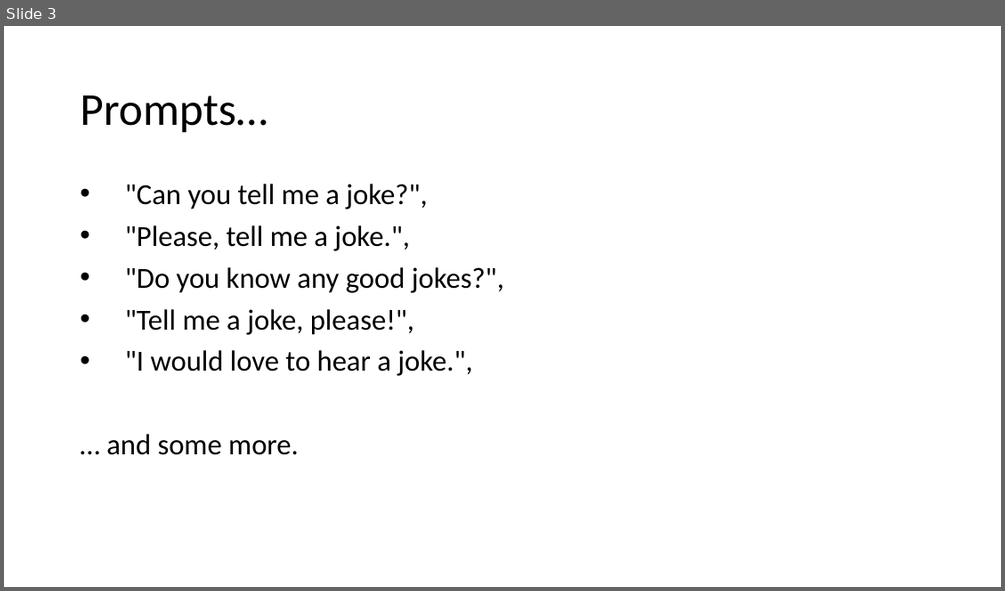
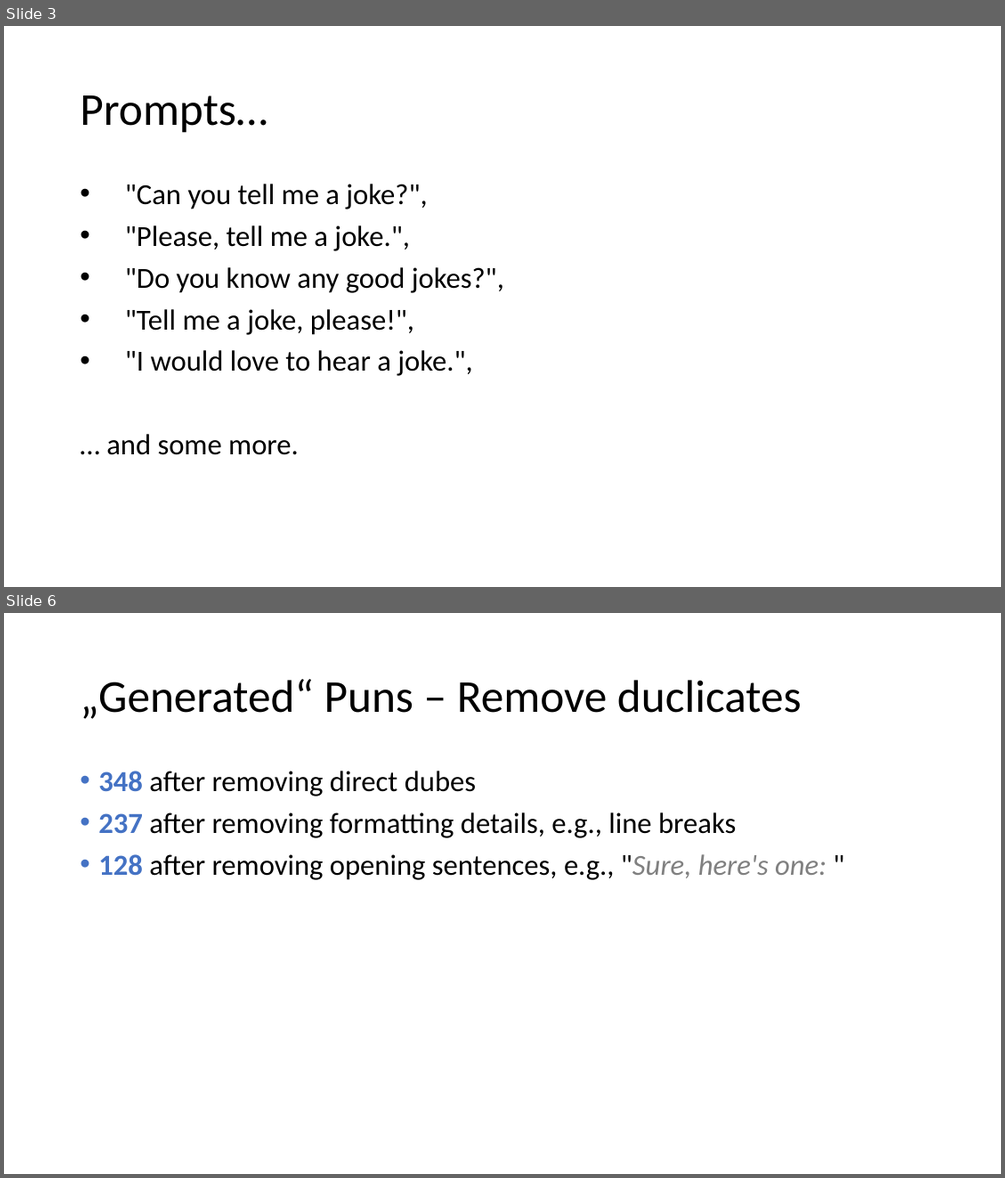
Before and after one commit to sciphie/JokeGPT, a slide deck: ChatGPT is fun –.pptm. Shown one above the other, each under a label of ours: slide 3 before the commit, slides 3 and 6 after it; the slides between them are not shown. The pictures are 1005x591 and 1005x1178 pixels, drawn with LibreOffice and Linux fonts; fonts in the diff are those of the drawing. Boxes give left, top, right and bottom in pixels: in the first picture for what was removed or moved away, otherwise in the second. Text is boxed around its words. In the diff, an @@ line names an element or a change of style, - is before the commit and + after.

```diff
--- a/ChatGPT is fun –.pptm
+++ b/ChatGPT is fun –.pptm
@@ slide 6 added at [4,613,1001,1174], background #FFFFFF @@
@@ title added at [80,679,801,719], 44 pt, text #000000 @@
+„Generated“ Puns – Remove duclicates
@@ text added at [98,771,826,880], 28 pt, text #000000 @@
+• 348 after removing direct dubes
+• 237 after removing formatting details, e.g., line breaks
+• 128 after removing opening sentences, e.g., "Sure, here's one: "
```
Also in this commit, not shown: 1 slide changed, 6 other slides added, 2 slides removed, 4 other files.
